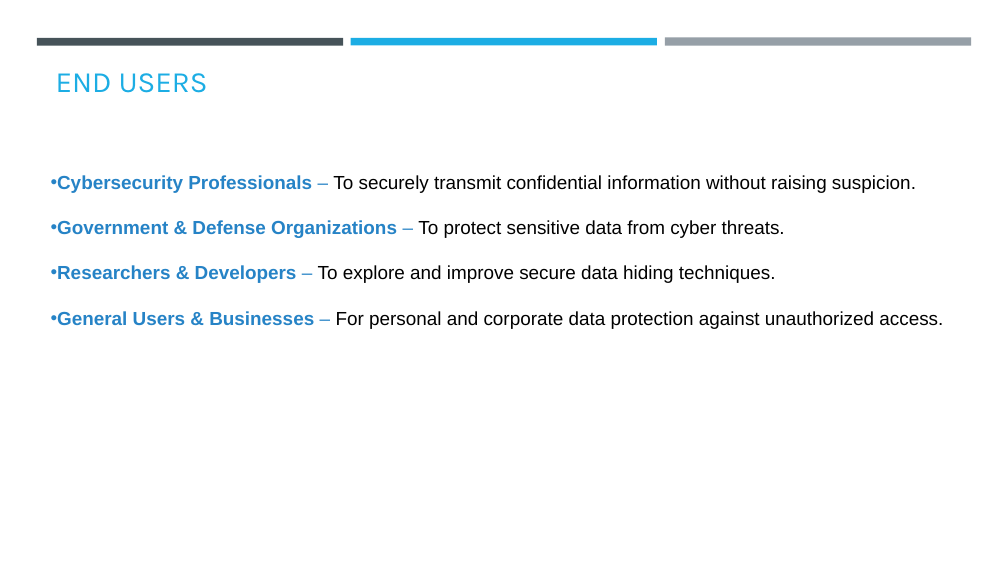
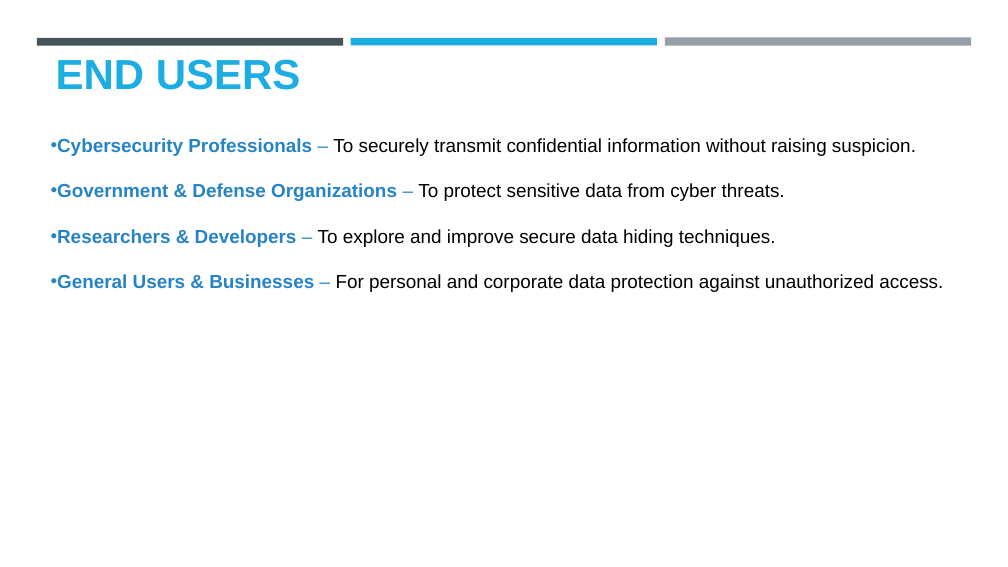
Before and after one commit to Misba810/aictesteganography, a slide deck: slide 6 of Project ppt.pptx. Drawn at 1008x567 pixels with LibreOffice and Linux fonts; fonts in the diff are those of the drawing; background and template pictures are left out. Boxes give left, top, right and bottom in pixels: in the first picture for what was removed or moved away, otherwise in the second. Text is boxed around its words. In the diff, an @@ line names an element or a change of style, - is before the commit and + after.

```diff
--- a/Project ppt.pptx
+++ b/Project ppt.pptx
@@ title "END USERS" at [56,59,301,90]: size 28 to 40 pt, font Karla to Arial, bold on @@
@@ text "Cybersecurity Professionals – To securely ...": place and size @@
-text "Cybersecurity Professionals – To securely ..." at [57,175,943,329]
+text "Cybersecurity Professionals – To securely ..." at [57,138,943,292]
```
Also in this commit, not shown: 7 other slides changed.
